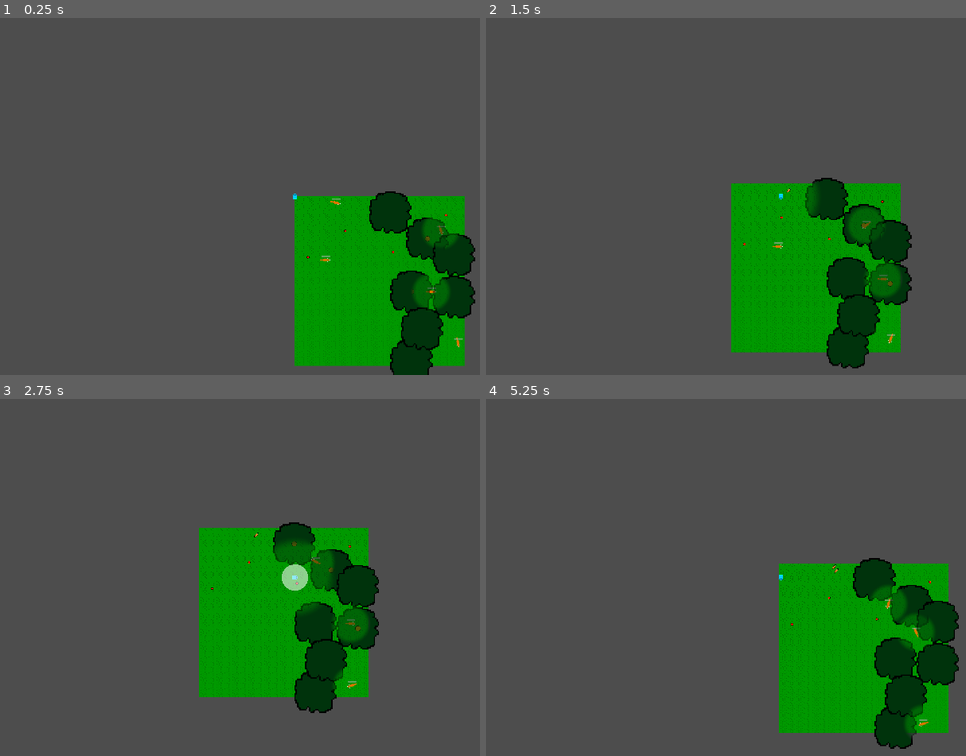
Above: before the commit, frames 1-4 (two rows, left to right).
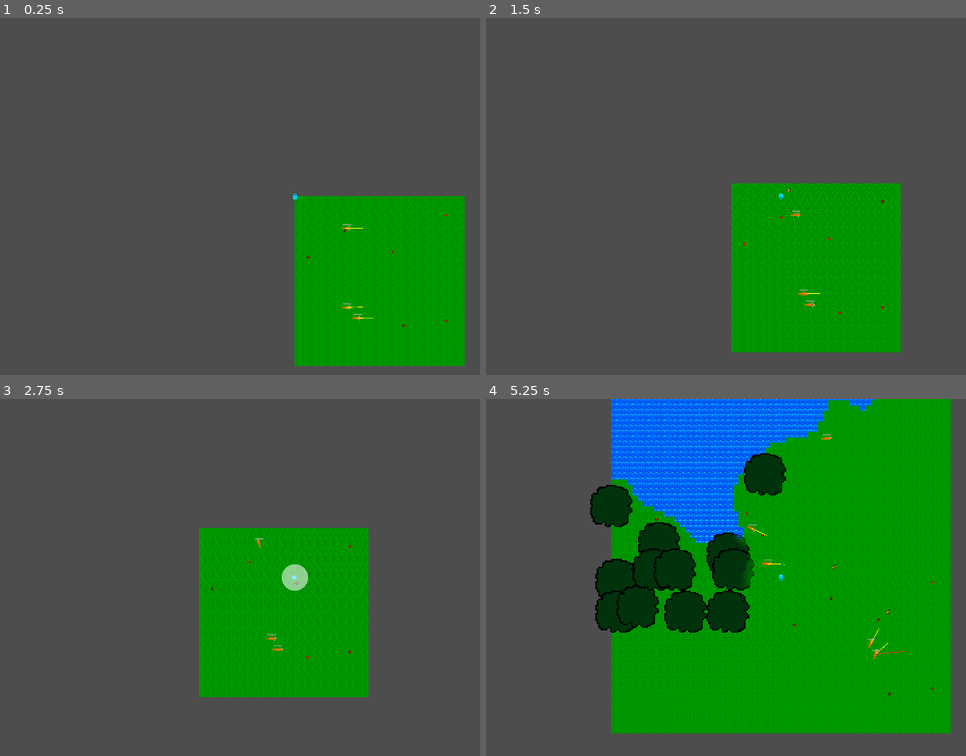
Above: after the commit, the same moments.

Repository: Kyhel/lost-in-pixels
Game: Godot game, scene res://scenes/game.tscn
Same seed, same stepped clock (60 frames per second), same inputs: the game is played once before the commit and once after it.
Inputs:
- Up to frame 1 (0.25 s): no input
- Up to frame 2 (1.5 s): hold Right (ui_right) 0.53-1.28 s; hold F (attack) 0.53-1.28 s; hold Down (ui_down) from 1.28 s (still down); tap Q (spawn_carrot) at 1.35 s
- Up to frame 3 (2.75 s): release Down (ui_down) at 2.03 s; hold Right (ui_right) from 2.03 s (still down); hold F (attack) from 2.03 s (still down)
- Up to frame 4 (5.25 s): release Right (ui_right) at 2.78 s; release F (attack) at 2.78 s; hold Up (ui_up) 2.78-3.53 s; tap Q (spawn_carrot) at 2.85, 4.35 s; hold F (attack) 3.53-4.28 s; hold Left (ui_left) 3.53-5.03 s; hold Down (ui_down) from 5.03 s (still down); hold F (attack) from 5.03 s (still down)

The runs differ from the first frame. In frame 1, 5.8% of the frame differs, in the area x 66-100%, y 48-100%; in frame 2, 5.9%; in frame 3, 5.8%; in frame 4, 57%, in the area x 21-99%, y 0-98%.

Commit message:
Better avoidance

Diff:
--- a/actors/base/creature.gd
+++ b/actors/base/creature.gd
@@ -31,8 +31,21 @@
 
 var virtual_rotation: float = 0
 
+## Debug vectors for movement (drawn by the creature scene's `Debug` node).
+## Units: the strategy computes these and they are visualized as "speed-like" vectors.
+var debug_seek: Vector2 = Vector2.ZERO
+var debug_separation: Vector2 = Vector2.ZERO
+var debug_avoidance: Vector2 = Vector2.ZERO
+var debug_steering: Vector2 = Vector2.ZERO
+var debug_final_velocity: Vector2 = Vector2.ZERO
+
 @onready var visualRoot: = $Visuals
 @onready var collisionShape: = $CollisionShape
+
+@onready var debug_root: Node2D = get_node_or_null("Debug")
+var debug_speed_line: Line2D = null
+var debug_separation_line: Line2D = null
+var debug_avoidance_line: Line2D = null
 
 func _ready() -> void:
 
@@ -40,6 +53,10 @@
 	ai_root = get_node("AI")
 	movement = get_node("Movement")
 	blackboard = Blackboard.new()
+	if debug_root != null:
+		debug_speed_line = debug_root.get_node_or_null("SpeedLine")
+		debug_separation_line = debug_root.get_node_or_null("SeparationLine")
+		debug_avoidance_line = debug_root.get_node_or_null("AvoidanceLine")
 	health = max_health
 	$UIRoot/NeedsDisplay.set_watch(self)
 
@@ -72,8 +89,16 @@
 
 func _process(_delta: float) -> void:
 	_update_visuals()
+	_update_debug_visuals()
 
 func _physics_process(delta: float) -> void:
+	# Clear debug values every physics tick so stale vectors don't linger.
+	debug_seek = Vector2.ZERO
+	debug_separation = Vector2.ZERO
+	debug_avoidance = Vector2.ZERO
+	debug_steering = Vector2.ZERO
+	debug_final_velocity = Vector2.ZERO
+
 	sensors_node.update_sensors(delta)
 	ai_root.update_ai(delta)
 	movement.update_movement(self, delta)
@@ -87,6 +112,38 @@
 	visualRoot.rotation = virtual_rotation
 	collisionShape.rotation = virtual_rotation
 
+func _update_debug_visuals() -> void:
+	if debug_root == null:
+		return
+
+	debug_root.global_position = global_position
+
+	var is_debug_visible := debug_root.visible
+	if debug_speed_line != null:
+		debug_speed_line.visible = is_debug_visible
+	if debug_separation_line != null:
+		debug_separation_line.visible = is_debug_visible
+	if debug_avoidance_line != null:
+		debug_avoidance_line.visible = is_debug_visible
+
+	if not is_debug_visible:
+		return
+
+	# Speed: actual post-movement velocity (px/s-ish).
+	_update_line_points(debug_speed_line, Vector2.ZERO, velocity)
+	# Separation / avoidance: computed by movement_strategy.gd and integrated with delta.
+	# We visualize `force * delta` as an "equivalent px/s contribution".
+	_update_line_points(debug_separation_line, Vector2.ZERO, debug_separation * 10)
+	_update_line_points(debug_avoidance_line, Vector2.ZERO, debug_avoidance)
+
+func _update_line_points(line: Line2D, start: Vector2, end: Vector2) -> void:
+	if line == null:
+		return
+	var pts := PackedVector2Array()
+	pts.push_back(start)
+	pts.push_back(end)
+	line.points = pts
+
 func _get_collision_layer() -> int:
 
 	if creature_data.can_fly:
--- a/actors/base/creature.tscn
+++ b/actors/base/creature.tscn
@@ -35,6 +35,23 @@
 [node name="CollisionShape" type="CollisionShape2D" parent="." unique_id=984625315]
 shape = SubResource("CircleShape2D_1")
 
+[node name="Debug" type="Node2D" parent="." unique_id=1675580170]
+
+[node name="SpeedLine" type="Line2D" parent="Debug" unique_id=1212800638]
+points = PackedVector2Array(0, 0, 0, 0)
+width = 2.0
+default_color = Color(1, 1, 0, 1)
+
+[node name="SeparationLine" type="Line2D" parent="Debug" unique_id=1394549359]
+points = PackedVector2Array(0, 0, 0, 0)
+width = 2.0
+default_color = Color(0.2, 0.6, 1, 1)
+
+[node name="AvoidanceLine" type="Line2D" parent="Debug" unique_id=52317617]
+points = PackedVector2Array(0, 0, 0, 0)
+width = 2.0
+default_color = Color(1, 0.2, 0.2, 1)
+
 [node name="AI" type="Node" parent="." unique_id=558838461]
 script = ExtResource("2_s2qhw")
 
--- a/actors/movement/movement_strategy.gd
+++ b/actors/movement/movement_strategy.gd
@@ -6,8 +6,8 @@
 @export var separation_multiplier: float = 20
 @export var neighbor_radius: float = 80.0
 
-@export var avoid_distance: float = 100.0
-@export var avoid_force: float = 200.0
+@export var avoid_distance: float = 60.0
+@export var avoid_force: float = 100.0
 
 @export var max_force: float = 1000.0
 
@@ -31,21 +31,42 @@
 
 	var desired_velocity = dir * speed
 
-	# desired_velocity = compute_velocity(creature, target_position, delta, speed, desired_velocity)
+	desired_velocity = compute_velocity(creature, target_position, speed, desired_velocity)
 
 	creature.velocity = desired_velocity
 
-func compute_velocity(creature, target_position: Vector2, delta: float, speed: float, velocity: Vector2) -> Vector2:
+func compute_velocity(creature, target_position: Vector2, speed: float, velocity: Vector2) -> Vector2:
 
 	var seek = _seek(creature, target_position, speed)
 	var separation = _compute_separation(creature) * 1.5
 	var avoidance = _obstacle_avoidance(creature, velocity) * 2.0
 
-	var steering = seek + separation + avoidance
-	steering = steering.limit_length(max_force)
+	var steering = seek
+	steering += separation
+	steering += avoidance
 
-	velocity += steering * delta
+	# Clamp steering to `max_force` while keeping component ratios (seek/separation/avoidance)
+	# consistent with what actually gets applied to velocity.
+	# var steering_len := steering.length()
+	# if steering_len > 0.0 and steering_len > max_force:
+	# 	var scale := max_force / steering_len
+	# 	seek *= scale
+	# 	separation *= scale
+	# 	avoidance *= scale
+	# 	steering *= scale
+
+
+	# Debug values (drawn by the creature scene).
+	if creature != null:
+		creature.debug_seek = seek
+		creature.debug_separation = separation
+		creature.debug_avoidance = avoidance
+		creature.debug_steering = steering
+
+	velocity += steering
 	velocity = velocity.limit_length(speed)
+	if creature != null:
+		creature.debug_final_velocity = velocity
 
 	return velocity
 
@@ -122,13 +143,29 @@
 			if dist < closest_dist:
 				closest_dist = dist
 
-				# steer away from surface
-				var normal = result.normal
+				# Side-step around the obstacle (use a consistent perpendicular direction
+				# relative to where we're currently moving, instead of relying on hit surface normals).
+				var hit_dir: Vector2 = (result.position - from)
+				if hit_dir.length_squared() == 0.0:
+					continue
+				hit_dir = hit_dir.normalized()
+
+				# Perpendicular to the direction toward the hit point.
+				# 90deg rotation: (x, y) -> (-y, x)
+				var perp := Vector2(-hit_dir.y, hit_dir.x)
+
+				# Decide left vs right relative to our forward direction.
+				# Godot's 2D "cross" is a scalar: + means "hit_dir is to the left of forward".
+				var side: float = sign(forward.cross(hit_dir))
+				if side == 0:
+					# If the hit is almost directly in front, fall back to a deterministic choice.
+					side = 1.0
 
 				# stronger when closer
 				var strength = (avoid_distance - dist) / avoid_distance
 
-				strongest_force = normal * strength * avoid_force
+				# Push to the side opposite the obstacle.
+				strongest_force = (-perp * side) * strength * avoid_force
 
 	return strongest_force
 
--- a/managers/debug_config.tres
+++ b/managers/debug_config.tres
@@ -9,4 +9,5 @@
 spawn_rabbits = false
 allowed_creatures = Array[ExtResource("1_vyoj0")]([ExtResource("2_y5vot")])
 chunk_load_radius = 0
+max_creatures_per_chunk = 3
 metadata/_custom_type_script = "uid://dx3c2xv76tb7s"
--- a/world/world_generator.gd
+++ b/world/world_generator.gd
@@ -43,7 +43,8 @@
 func _init():
 	# créer une seed aléatoire à chaque lancement
 	terrain_noise.frequency = 0.005
-	terrain_noise.seed = randi()
+	#terrain_noise.seed = randi()
+	terrain_noise.seed = 367317914
 	print("Seed : ", terrain_noise.seed)
 
 	biome_noise.frequency = terrain_noise.frequency / 3
